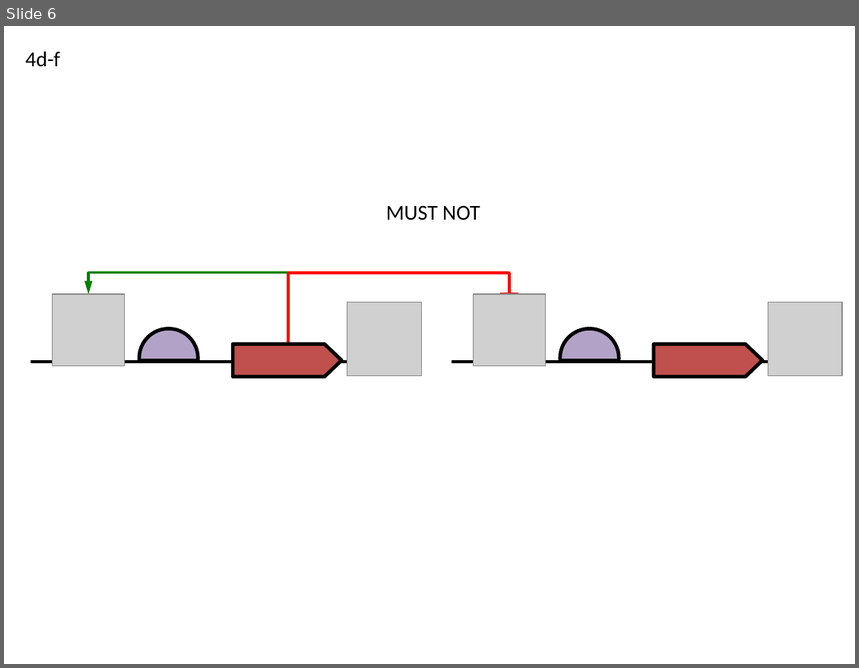
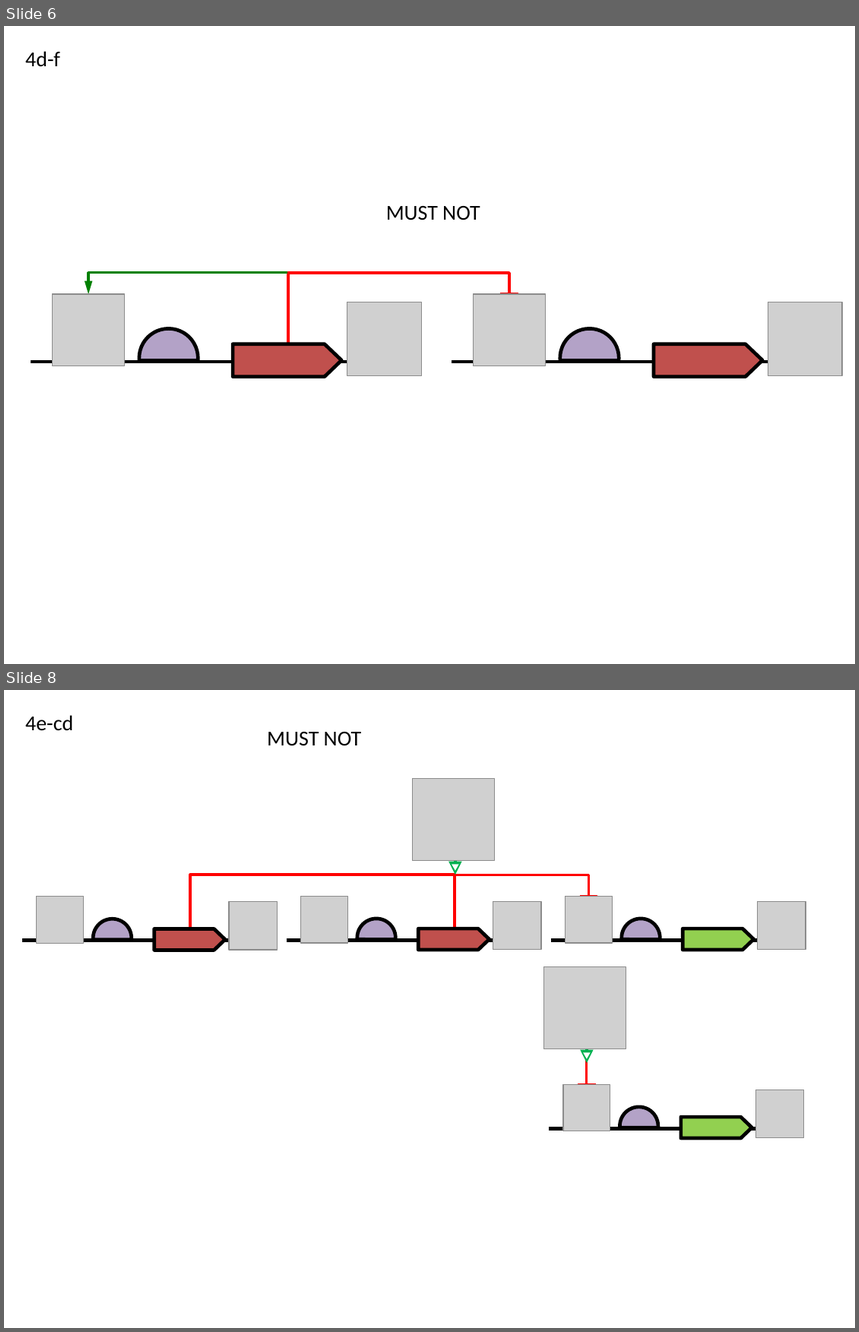
Before and after one commit to SynBioDex/SBOL-visual, a slide deck: specification/imgsrc/4.pptx. Shown one above the other, each under a label of ours: slide 6 before the commit, slides 6 and 8 after it; the slides between them are not shown. The pictures are 859x668 and 859x1332 pixels, drawn with LibreOffice and Linux fonts; fonts in the diff are those of the drawing; grey boxes stand for pictures. Boxes give left, top, right and bottom in pixels: in the first picture for what was removed or moved away, otherwise in the second. Text is boxed around its words. In the diff, an @@ line names an element or a change of style, - is before the commit and + after.

```diff
--- a/specification/imgsrc/4.pptx
+++ b/specification/imgsrc/4.pptx
@@ slide 8 added at (4,690,855,1328), background #FFFFFF @@
@@ text added at (25,715,73,731), 18 pt, text #000000 @@
+4e-cd
@@ text added at (267,732,362,746), 18 pt, text #000000 @@
+MUST NOT
@@ group added at (23,778,806,958): 7 pictures, 4 lines, 3 right arrows, 3 chord (boxed as its full ellipse)s, 2 elbow lines, 1 arrow, 1 triangle @@
@@ group added at (544,967,804,1145): 3 lines, 3 pictures, 1 right arrow, 1 chord (boxed as its full ellipse), 1 arrow, 1 triangle @@
```
Also in this commit, not shown: 1 other slide added, 5 other files.
